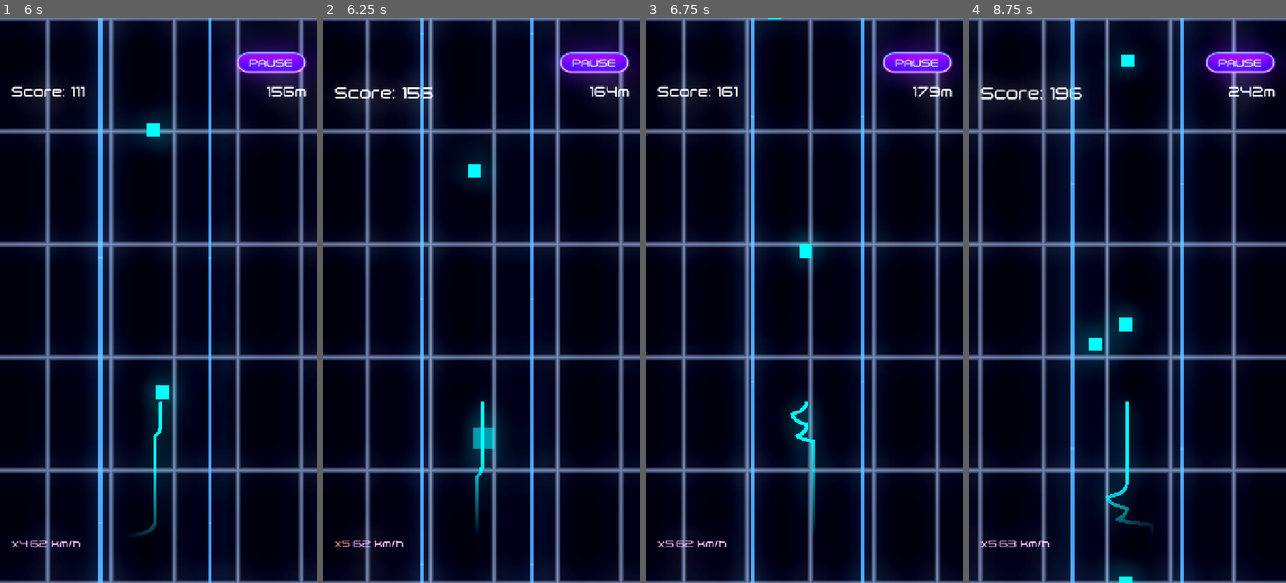
Above: before the commit, frames 1-4 (left to right).
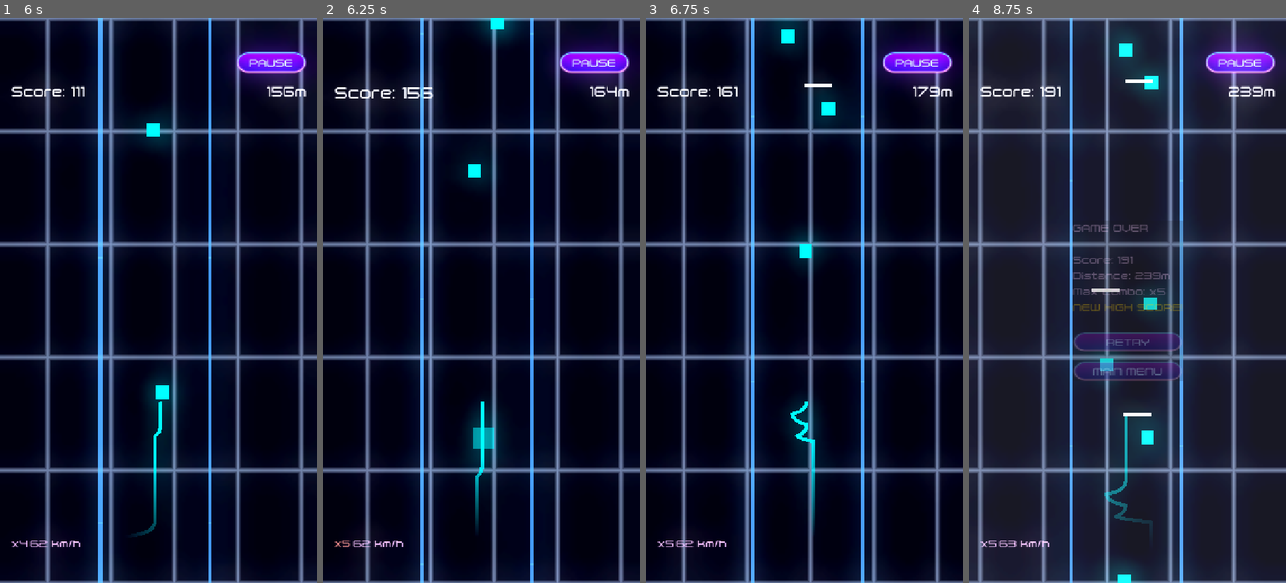
Above: after the commit, the same moments.

Repository: topher235/neon-drifter
Game: Godot game, scene res://scenes/main/main.tscn
The game is run twice, just before and just after one commit, with the same random seed, the same clock (stepped at 60 frames per second) and the same inputs.
Inputs (mouse positions are in pixels of both pictures, inside the frame that each line leads up to):
- Up to frame 1 (6 s): click "PLAY" at 0.5 s; tap Enter (ui_accept) at 1.25, 1.52, 2.27, 3.77, 4.52, 5.27 s; move the mouse to (228, 272) at 1.27 s; press the mouse at (228, 272) at 1.28 s; move the mouse to (95, 328) at 2.02 s; release the mouse at (95, 328) at 2.03 s; click (95, 328) at 2.1 s; move the mouse to (190, 176) at 2.77 s; press the mouse at (190, 176) at 2.78 s; move the mouse to (142, 413) at 3.52 s; release the mouse at (142, 413) at 3.53 s; click (142, 413) at 3.6 s; move the mouse to (253, 385) at 4.27 s; press the mouse at (253, 385) at 4.28 s; move the mouse to (63, 215) at 5.02 s; release the mouse at (63, 215) at 5.03 s; click (63, 215) at 5.1 s; move the mouse to (174, 300) at 5.77 s; press the mouse at (174, 300) at 5.78 s
- Up to frame 2 (6.25 s): no input
- Up to frame 3 (6.75 s): move the mouse to (756, 159) at 6.52 s; release the mouse at (756, 159) at 6.53 s; click (756, 159) at 6.6 s
- Up to frame 4 (8.75 s): tap Enter (ui_accept) at 6.77, 7.52, 8.27 s; move the mouse to (1197, 272) at 7.27 s; press the mouse at (1197, 272) at 7.28 s; move the mouse to (1064, 328) at 8.02 s; release the mouse at (1064, 328) at 8.03 s; click (1064, 328) at 8.1 s

Frame 1 is identical in both runs. In frame 2, 0.4% of the frame differs, in the area x 49-62%, y 0-4%; in frame 3, 1.0%; in frame 4, 16%, in the area x 3-100%, y 0-100%.

Commit message:
Add static horizontal wall obstacle

Diff:
--- /dev/null
+++ b/scenes/obstacles/horizontal_wall.gd
@@ -0,0 +1,27 @@
+extends BaseObstacle
+
+@export var wall_length: float = 80
+@export var thickness: float = 8.0
+@export var color: Color = Color(1, 1, 1, 1)  # White
+
+@onready var visual: ColorRect = $Visual
+
+func _ready() -> void:
+	super._ready()
+	_setup_visuals()
+	_setup_collision()
+
+func _setup_visuals() -> void:
+	if visual:
+		visual.size = Vector2(wall_length, thickness)
+		visual.position = -visual.size / 2  # Center the wall
+		visual.color = color
+
+func _setup_collision() -> void:
+	var shape = RectangleShape2D.new()
+	shape.size = Vector2(wall_length, thickness)
+	collision_shape.shape = shape
+
+func update_obstacle(_delta: float) -> void:
+	# Static wall, no animation
+	pass
--- /dev/null
+++ b/scenes/obstacles/horizontal_wall.tscn
@@ -0,0 +1,27 @@
+[gd_scene load_steps=3 format=3 uid="uid://cqk3v8yhwmr3g"]
+
+[ext_resource type="Script" path="res://scenes/obstacles/horizontal_wall.gd" id="1_wall"]
+
+[sub_resource type="RectangleShape2D" id="RectangleShape2D_wall"]
+size = Vector2(62.5, 8)
+
+[node name="HorizontalWall" type="Area2D"]
+script = ExtResource("1_wall")
+
+[node name="CollisionShape2D" type="CollisionShape2D" parent="."]
+shape = SubResource("RectangleShape2D_wall")
+
+[node name="Visual" type="ColorRect" parent="."]
+custom_minimum_size = Vector2(62.5, 8)
+anchors_preset = 8
+anchor_left = 0.5
+anchor_top = 0.5
+anchor_right = 0.5
+anchor_bottom = 0.5
+offset_left = -31.25
+offset_top = -4.0
+offset_right = 31.25
+offset_bottom = 4.0
+grow_horizontal = 2
+grow_vertical = 2
+color = Color(1, 1, 1, 1)
--- a/scenes/segments/base_segment.gd
+++ b/scenes/segments/base_segment.gd
@@ -52,6 +52,12 @@
             var gate = preload("res://scenes/obstacles/pulse_gate.tscn").instantiate()
             gate.rotation_speed = data.get("rotation_speed", 1.0)
             return gate
+
+        "horizontal_wall":
+            var wall = preload("res://scenes/obstacles/horizontal_wall.tscn").instantiate()
+            wall.wall_length = data.get("wall_length", 62.5)
+            wall.thickness = data.get("thickness", 8.0)
+            return wall
 
         _:
             push_warning("Unknown obstacle type: " + obs_type)
--- a/scripts/generation/segment_library.gd
+++ b/scripts/generation/segment_library.gd
@@ -12,6 +12,7 @@
 func _create_segments() -> void:
     # Basic segments
     all_segments.append(_create_straight_empty())
+    all_segments.append(_create_simple_static_wall())
     all_segments.append(_create_straight_single_pillar())
     all_segments.append(_create_straight_double_pillar())
     all_segments.append(_create_straight_gate())
@@ -26,6 +27,7 @@
     all_segments.append(_create_s_curve())
     all_segments.append(_create_slalom())
     all_segments.append(_create_narrow_passage())
+    all_segments.append(_create_wall_gauntlet())
 
     print("Loaded %d segment templates" % all_segments.size())
 
@@ -107,7 +109,7 @@
     seg.complexity = 2
 
     seg.obstacles = [
-        {"type": "pulse_gate", "position": Vector2(0, 400), "rotation_speed": 0.8}
+        {"type": "pulse_gate", "position": Vector2(0, 400), "rotation_speed": 0.2}
     ] as Array[Dictionary]
 
     seg.collectibles = [
@@ -268,12 +270,64 @@
     seg.complexity = 3
 
     seg.obstacles = [
-        {"type": "pulse_gate", "position": Vector2(0, 300), "rotation_speed": 1.2},
+        {"type": "pulse_gate", "position": Vector2(0, 300), "rotation_speed": 0.4},
         {"type": "pillar", "position": Vector2(0, 500), "radius": 25.0}
     ] as Array[Dictionary]
 
     seg.collectibles = [
         {"type": "speed_boost", "position": Vector2(0, 150), "value": 0}
+    ] as Array[Dictionary]
+
+    return seg
+
+func _create_wall_gauntlet() -> SegmentData:
+    var seg = SegmentData.new()
+    seg.segment_id = "wall_gauntlet"
+    seg.segment_type = "straight"
+    seg.segment_length = 800.0
+    seg.tunnel_width = 250.0
+    seg.curvature = 0.0
+    seg.min_difficulty = 4
+    seg.max_difficulty = 10
+    seg.complexity = 3
+
+    # Staggered horizontal walls forcing vertical dodging
+    seg.obstacles = [
+        {"type": "horizontal_wall", "position": Vector2(-40, 250)},
+        {"type": "horizontal_wall", "position": Vector2(40, 400)},
+        {"type": "horizontal_wall", "position": Vector2(-40, 550)}
+    ] as Array[Dictionary]
+
+    seg.collectibles = [
+        {"type": "orb", "position": Vector2(50, 250), "value": 10},
+        {"type": "orb", "position": Vector2(-50, 400), "value": 10},
+        {"type": "orb", "position": Vector2(50, 550), "value": 10}
+    ] as Array[Dictionary]
+
+    return seg
+
+
+func _create_simple_static_wall() -> SegmentData:
+    var seg = SegmentData.new()
+    seg.segment_id = "simple_wall"
+    seg.segment_type = "straight"
+    seg.segment_length = 800.0
+    seg.tunnel_width = 250.0
+    seg.curvature = 0.0
+    seg.min_difficulty = 0
+    seg.max_difficulty = 3
+    seg.complexity = 2
+
+    # Staggered horizontal walls forcing vertical dodging
+    seg.obstacles = [
+        {"type": "horizontal_wall", "position": Vector2(-40, 250)},
+        {"type": "horizontal_wall", "position": Vector2(40, 550)}
+    ] as Array[Dictionary]
+
+    seg.collectibles = [
+        {"type": "orb", "position": Vector2(50, 250), "value": 10},
+        {"type": "orb", "position": Vector2(-50, 400), "value": 10},
+        {"type": "orb", "position": Vector2(50, 550), "value": 10}
     ] as Array[Dictionary]
 
     return seg
Not shown, added: scenes/obstacles/horizontal_wall.gd.uid
Not shown, changed: tasks.md
